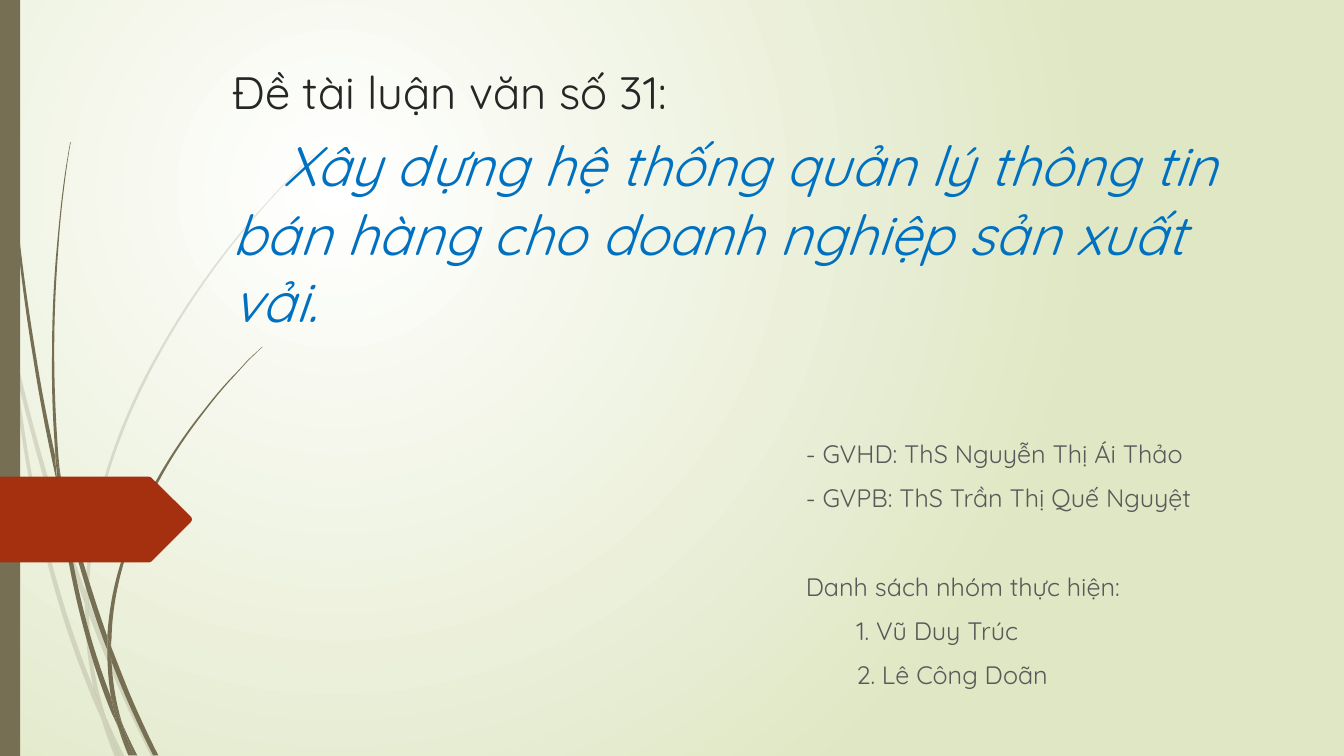
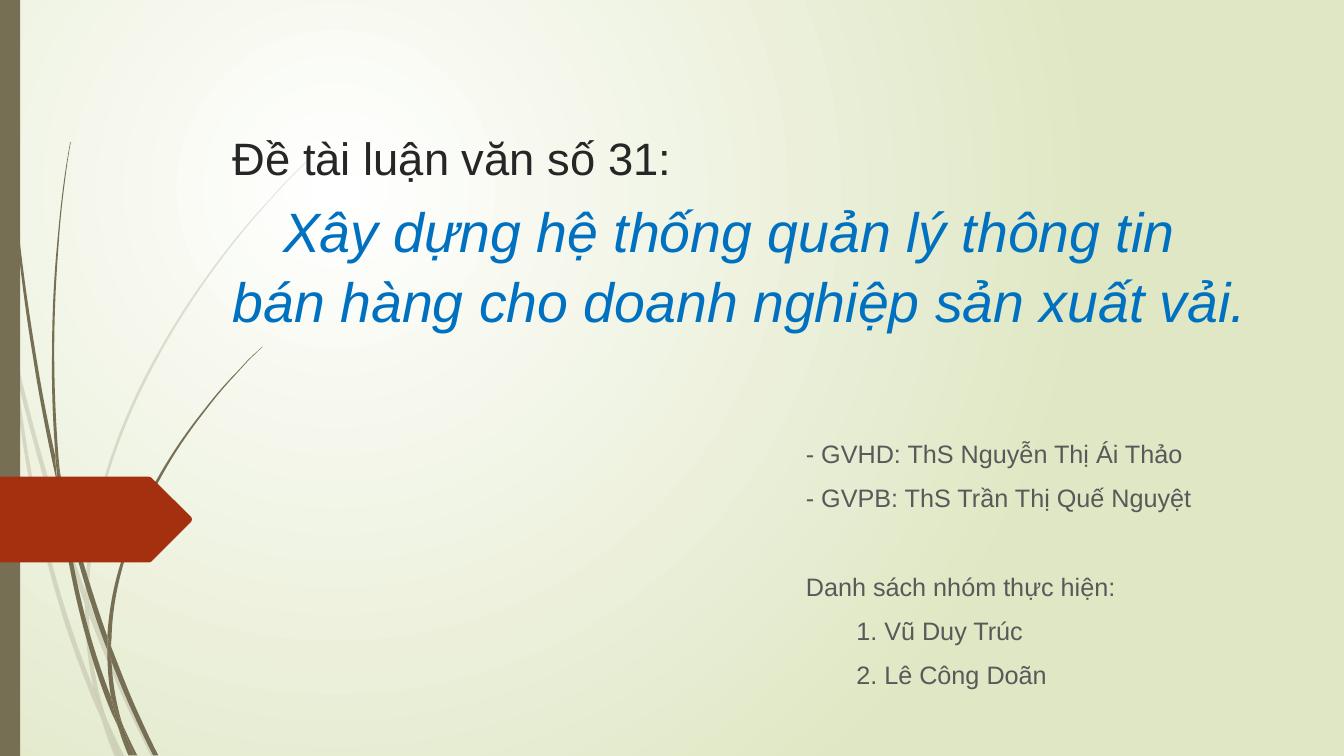
Before and after one commit to doanlecong/LVTN, a slide deck: slide 1 of docs/slide trình cô - bản 1.pptx. Drawn at 1344x756 pixels with LibreOffice and Linux fonts; fonts in the diff are those of the drawing. Boxes give left, top, right and bottom in pixels: in the first picture for what was removed or moved away, otherwise in the second. Text is boxed around its words. In the diff, an @@ line names an element or a change of style, - is before the commit and + after.

```diff
--- a/docs/slide trình cô - bản 1.pptx
+++ b/docs/slide trình cô - bản 1.pptx
@@ title "Đề tài luận văn số ..." at bbox=[233, 140, 1246, 332]: font Quicksand to Arial @@
@@ subtitle "- GVHD: ThS Nguyễn Thị ..." at bbox=[806, 443, 1191, 689]: font Quicksand to Arial @@
```
Also in this commit, not shown: 8 other slides changed, 3 slides added, 1 slide removed.
